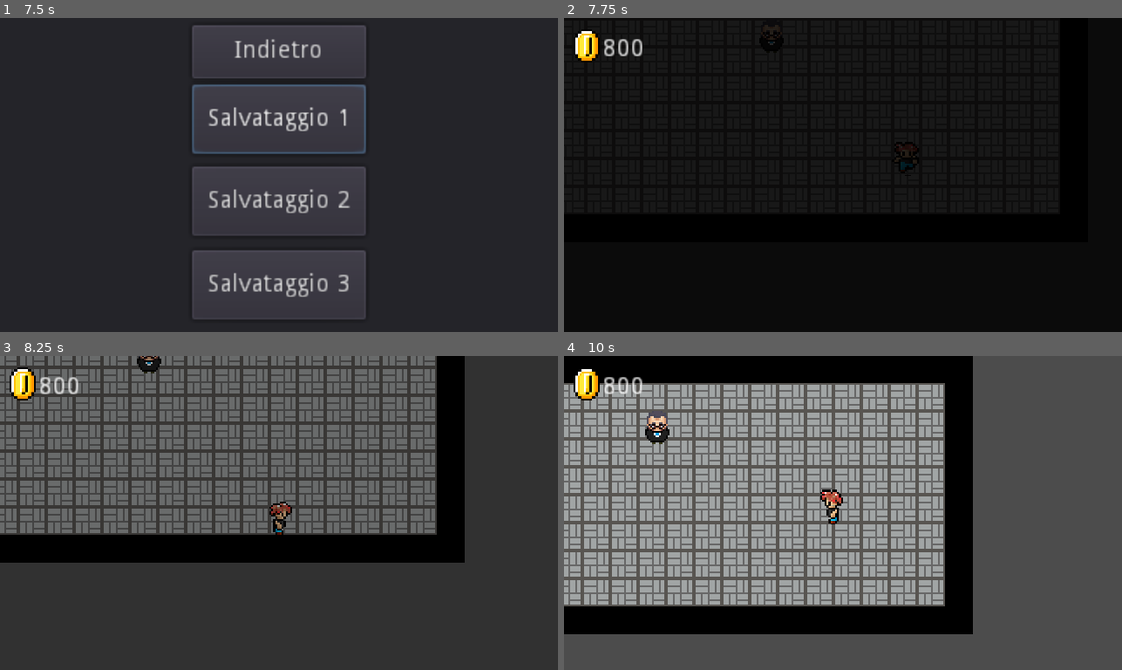
Above: before the commit, frames 1-4 (two rows, left to right).
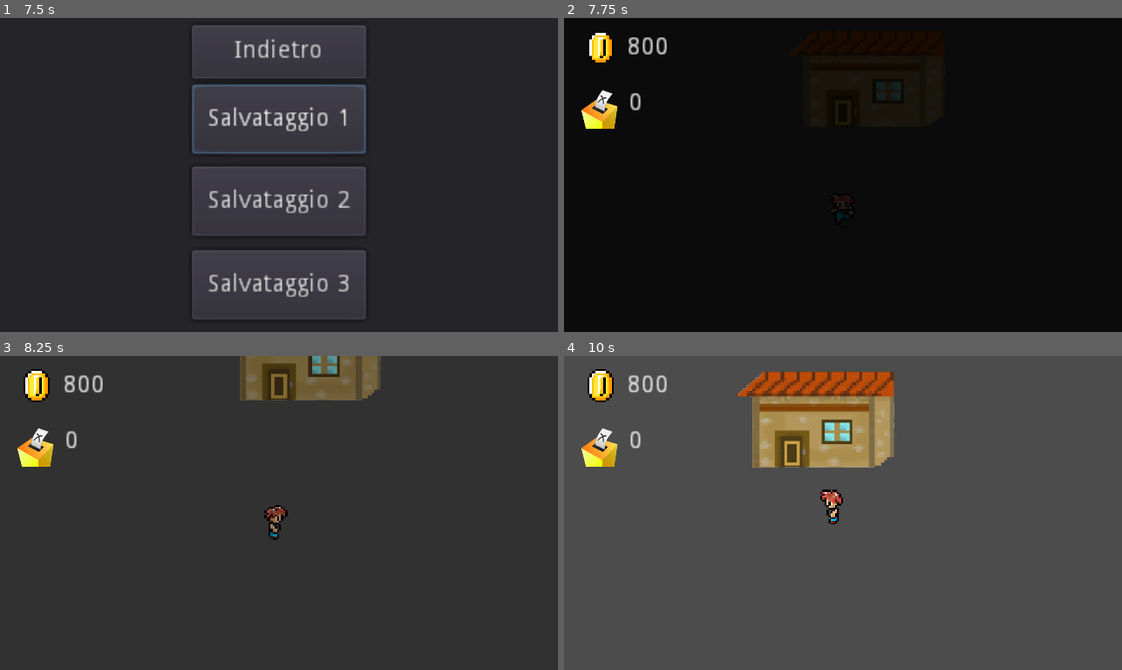
Above: after the commit, the same moments.

Repository: Fra866/ResPublica
Game: Godot game, scene res://Start.tscn
Same seed, same stepped clock (60 frames per second), same inputs: the game is played once before the commit and once after it.
Inputs:
- Up to frame 1 (7.5 s): click "Nuovo gioco" at 0.5 s; click "Salvataggio 1" at 1.25 s; click "Yes" at 2 s; click "No" at 2.75 s; click "Carica partita" at 3.5 s; click "Salvataggio 2" at 4.25 s; click "Salvataggio 3" at 5 s; click "Indietro" at 5.75 s; tap Enter (ui_accept) at 6.5, 6.77, 6.8, 7.07, 7.35 s; hold Right (ui_right) 6.53-7.28 s; tap End (ui_end) at 6.6 s; hold Down (ui_down) from 7.28 s (still down)
- Up to frame 2 (7.75 s): keep holding Down (ui_down); tap Enter (ui_accept) at 7.52 s; tap End (ui_end) at 7.55 s
- Up to frame 3 (8.25 s): tap Enter (ui_accept) at 7.82 s; release Down (ui_down) at 8.03 s; hold Right (ui_right) from 8.03 s (still down); tap End (ui_end) at 8.1 s
- Up to frame 4 (10 s): tap Enter (ui_accept) at 8.3, 9.02, 9.32, 9.6, 9.77 s; release Right (ui_right) at 8.78 s; hold Up (ui_up) 8.78-9.53 s; tap End (ui_end) at 8.85 s; hold Left (ui_left) from 9.53 s (still down)

Frame 1 is identical in both runs. In frame 2, 1.6% of the frame differs, in the area x 2-64%, y 2-65%; in frame 3, 38%; in frame 4, 55%, in the area x 0-74%, y 0-89%.
Error in both runs: Invalid set index 'save_file' (on base: 'Nil') with value of type 'Resource (saved.gd)'. (res://Start.gd:87)

Commit message:
UI: votes

Diff:
--- a/CutsceneActivator.gd
+++ b/CutsceneActivator.gd
@@ -43,15 +43,18 @@
 	dialouge_box.has_obtained(virgilio.get_child(5))
 
 	cutscene = false
-	currentscene.cutscene_over(cutscene_code)
+#	currentscene.cutscene_over(cutscene_code)
+	scenemanager.cutscene_over(cutscene_code)
 
 	var object = virgilio.get_child(5).get_child(0).game_object_resource
 	menu.new_object(object)
-	load(object.use_script.get_path()).new().content = """
+#	load(object.use_script.get_path()).new().content = """
+	object.content = """
 	Nel mezzo delle elezioni di nostra vita,
 	Ci ritrovammo in un fascismo oscuro,
 	Che la ritta legislatura era smarrita...
 	"""
+
 	virgilio.input_direction = Vector2(0, 0)
 
 
--- a/Items/Objects/Key Objects/mail.gd
+++ b/Items/Objects/Key Objects/mail.gd
@@ -1,4 +1,4 @@
-extends Node
+extends object_resource
 
 export(String) var content = """
 """
@@ -7,7 +7,6 @@
 func _ready():
 	print(content)
 
-
 # A special thanks to we-know-who for the function's name
 func foo():
 	# I plan to work on the mail displayer later
--- a/Items/Objects/Key Objects/mail.tres
+++ b/Items/Objects/Key Objects/mail.tres
@@ -1,14 +1,14 @@
-[gd_resource type="Resource" load_steps=4 format=2]
+[gd_resource type="Resource" load_steps=3 format=2]
 
-[ext_resource path="res://Items/Objects/object_resource.gd" type="Script" id=1]
 [ext_resource path="res://Images/virgiliomail.jpeg" type="Texture" id=2]
 [ext_resource path="res://Items/Objects/Key Objects/mail.gd" type="Script" id=3]
 
 [resource]
-script = ExtResource( 1 )
+script = ExtResource( 3 )
 name = "Mail"
 id = 0
-description = "Lettera di Virgilio, stalker di Dante"
+description = "Lettera di Virgilio, stalker di Dant"
 prize = 0
 texture = ExtResource( 2 )
-use_script = ExtResource( 3 )
+content = "
+"
--- a/Items/Objects/object_resource.gd
+++ b/Items/Objects/object_resource.gd
@@ -6,8 +6,8 @@
 export(String) var description
 export(int) var prize
 export(Texture) var texture
-export(Script) var use_script
+#export(Script) var use_script
 
 
-func ready():
-	print(use_script)
+#func ready():
+#	print(use_script)
--- a/NPC/tmp.tres
+++ b/NPC/tmp.tres
@@ -1,11 +1,11 @@
 [gd_resource type="Resource" load_steps=5 format=2]
 
-[ext_resource path="res://Items/Slogans/impero.tres" type="Resource" id=1]
-[ext_resource path="res://NPC/tmp.gd" type="Script" id=2]
-[ext_resource path="res://Items/Slogans/cose_buone.tres" type="Resource" id=3]
-[ext_resource path="res://Items/Slogans/riforma.tres" type="Resource" id=4]
+[ext_resource path="res://Items/Slogans/riforma.tres" type="Resource" id=1]
+[ext_resource path="res://Items/Slogans/impero.tres" type="Resource" id=2]
+[ext_resource path="res://NPC/tmp.gd" type="Script" id=3]
+[ext_resource path="res://Items/Slogans/cose_buone.tres" type="Resource" id=4]
 
 [resource]
-script = ExtResource( 2 )
-slogans_for_battle = [ ExtResource( 4 ), ExtResource( 1 ), ExtResource( 3 ) ]
+script = ExtResource( 3 )
+slogans_for_battle = [ ExtResource( 1 ), ExtResource( 2 ), ExtResource( 4 ) ]
 political_pos = Vector2( -4, -2 )
--- a/SaveMenu.gd
+++ b/SaveMenu.gd
@@ -13,7 +13,7 @@
 
 func _ready():
 	self.visible = false
-	print(scene_manager.save_file.get_path())
+#	print(scene_manager.save_file.get_path())
 
 
 func priority_to_menu():
@@ -49,6 +49,7 @@
 	file_save.slogans = menu.slogan_list
 	file_save.objects = menu.object_list
 	file_save.ended_cutscenes = scene_manager.list_ended_cutscenes
+#	print(file_save.ended_cutscenes)
 	file_save.money = ui.get_money()
 	file_save.current_scene = load("res://Scenes/" + current_scene.name + ".tscn")
 
--- a/Saved/config.tres
+++ b/Saved/config.tres
@@ -5,7 +5,9 @@
 
 [resource]
 script = ExtResource( 1 )
-array = [  ]
+slogans = [  ]
+objects = [  ]
+ended_cutscenes = [  ]
 current_scene = ExtResource( 2 )
 player_pos = Vector2( 80, 16 )
 money = 1000
--- a/Saved/save01.tres
+++ b/Saved/save01.tres
@@ -6,13 +6,13 @@
 [ext_resource path="res://Items/Slogans/riforma.tres" type="Resource" id=4]
 [ext_resource path="res://Items/Slogans/humani.tres" type="Resource" id=5]
 [ext_resource path="res://Items/Slogans/black_lives.tres" type="Resource" id=6]
-[ext_resource path="res://Scenes/InsideHouse.tscn" type="PackedScene" id=7]
+[ext_resource path="res://Scenes/Level1.tscn" type="PackedScene" id=7]
 
 [resource]
 script = ExtResource( 1 )
 slogans = [ ExtResource( 5 ), ExtResource( 6 ), ExtResource( 4 ), ExtResource( 3 ) ]
 objects = [ ExtResource( 2 ) ]
-ended_cutscenes = [  ]
+ended_cutscenes = [ 1 ]
 current_scene = ExtResource( 7 )
-player_pos = Vector2( 224, 144 )
+player_pos = Vector2( 80, 48 )
 money = 800
--- a/Saved/save02.tres
+++ b/Saved/save02.tres
@@ -1,16 +1,19 @@
-[gd_resource type="Resource" load_steps=6 format=2]
+[gd_resource type="Resource" load_steps=9 format=2]
 
 [ext_resource path="res://saved.gd" type="Script" id=1]
-[ext_resource path="res://Items/Objects/Key Objects/mail.tres" type="Resource" id=2]
-[ext_resource path="res://Scenes/Level1.tscn" type="PackedScene" id=3]
+[ext_resource path="res://Items/Slogans/stalin.tres" type="Resource" id=2]
+[ext_resource path="res://Items/Objects/Key Objects/mail.tres" type="Resource" id=3]
 [ext_resource path="res://Items/Slogans/humani.tres" type="Resource" id=4]
 [ext_resource path="res://Items/Slogans/black_lives.tres" type="Resource" id=5]
+[ext_resource path="res://Scenes/Level1.tscn" type="PackedScene" id=6]
+[ext_resource path="res://Items/Slogans/impero.tres" type="Resource" id=7]
+[ext_resource path="res://Items/Slogans/riforma.tres" type="Resource" id=8]
 
 [resource]
 script = ExtResource( 1 )
-slogans = [ ExtResource( 4 ), ExtResource( 5 ) ]
-objects = [ ExtResource( 2 ) ]
+slogans = [ ExtResource( 4 ), ExtResource( 5 ), ExtResource( 8 ), ExtResource( 2 ), ExtResource( 7 ) ]
+objects = [ ExtResource( 3 ) ]
 ended_cutscenes = [ 1 ]
-current_scene = ExtResource( 3 )
-player_pos = Vector2( 80, 32 )
-money = 900
+current_scene = ExtResource( 6 )
+player_pos = Vector2( -64, 32 )
+money = 750
--- a/Saved/save03.tres
+++ b/Saved/save03.tres
@@ -1,13 +1,14 @@
-[gd_resource type="Resource" load_steps=3 format=2]
+[gd_resource type="Resource" load_steps=4 format=2]
 
 [ext_resource path="res://saved.gd" type="Script" id=1]
-[ext_resource path="res://Scenes/Level1.tscn" type="PackedScene" id=2]
+[ext_resource path="res://Items/Objects/Key Objects/mail.tres" type="Resource" id=2]
+[ext_resource path="res://Scenes/Level1.tscn" type="PackedScene" id=3]
 
 [resource]
 script = ExtResource( 1 )
 slogans = [  ]
-objects = [  ]
-ended_cutscenes = [  ]
-current_scene = ExtResource( 2 )
-player_pos = Vector2( -144, 48 )
-money = 700
+objects = [ ExtResource( 2 ) ]
+ended_cutscenes = [ 1 ]
+current_scene = ExtResource( 3 )
+player_pos = Vector2( 80, 48 )
+money = 1000
--- a/Scenes/BattleScene.gd
+++ b/Scenes/BattleScene.gd
@@ -2,6 +2,7 @@
 
 
 onready var scenemanager = get_node(NodePath('/root/SceneManager/'))
+onready var ui = get_node(NodePath('/root/SceneManager/UI'))
 onready var menu = get_node(NodePath('/root/SceneManager/Menu'))
 onready var dialogue_box = get_node(NodePath('/root/SceneManager/DialougeBox'))
 onready var pBar = $LifeBars/PlayerBar
@@ -12,7 +13,8 @@
 onready var margincontainer = $ActionLog/MarginContainer
 onready var action_log = $ActionLog/MarginContainer/Panel/Label
 onready var political_compass = $PoliticalCompass
-onready var npc
+var npc
+onready var votes: int
 onready var enemy_sprite = $EnemySprite
 
 onready var n_of_slogans = 0
@@ -36,6 +38,7 @@
 
 func _ready():
 	randomize()
+	ui.visible(false)
 	enemy_sprite.texture = load("res://UI/andreotti/battle.png")
 	political_compass.visibility(true)
 
@@ -61,6 +64,7 @@
 
 
 func _process(_delta):
+
 	if turn == TURN.PLAYER:
 		var slog = menu.slogan_list[id]
 
@@ -105,6 +109,8 @@
 
 
 func set_npc(current_npc):
+	print(current_npc.votes)
+	votes = current_npc.votes
 	npc = current_npc
 	enemy_sprite.texture = load(npc.battle_sprite_path)
 
@@ -113,6 +119,11 @@
 	action_log.text = "Battaglia finita"
 	margincontainer.visible = true
 	battlemenu.visible = false
+
+	ui.visible(true)
+	print(votes)
+	ui.add_votes(votes)
+
 	end(next_scene)
 	# yield(get_tree().create_timer(1), "timeout")
 
@@ -143,6 +154,7 @@
 	battlemenu.visible = true
 	yield(get_tree().create_timer(0.1), "timeout")
 
+
 	damage(p_attack, e_attack)
 	if npcBar.value == 0 or pBar.value == 0:
 		battle_ends()
--- a/Scenes/InsideHouse.gd
+++ b/Scenes/InsideHouse.gd
@@ -10,11 +10,11 @@
 
 func _ready():
 	cutscene_id = cutscene_activator.cutscene_code
-	if cutscene_id in scenemanager.list_ended_cutscenes:
+	if cutscene_id in scenemanager.save_file.ended_cutscenes:
 		virgilio.position = Vector2(144, 128)
 		cutscene_activator.enabled = false
 
 
-func cutscene_over(id):
-	if not cutscene_id in scenemanager.list_ended_cutscenes:
-		scenemanager.list_ended_cutscenes.append(id)
+#func cutscene_over(id):
+#	if not cutscene_id in scenemanager.list_ended_cutscenes:
+#		scenemanager.list_ended_cutscenes.append(id)
--- a/Scenes/Level1.tscn
+++ b/Scenes/Level1.tscn
@@ -17,6 +17,7 @@
 dialouge_list = [ "Mafia? Cos'è una Mafia?" ]
 slogans_for_battle = [ ExtResource( 8 ), ExtResource( 3 ), ExtResource( 7 ) ]
 political_pos = Vector2( -4, -2 )
+votes = 5
 battle_sprite_path = "res://UI/andreotti/battle.png"
 sprite_path = "res://UI/andreotti ow.png"
 hf = 3
--- a/Scenes/Menu.gd
+++ b/Scenes/Menu.gd
@@ -94,9 +94,9 @@
 			if Input.is_action_just_pressed("ui_accept"):
 				print(current_slog.name, current_slog.political_pos)
 
-		slogan_selector.rect_position.x = 32 * (slogan_index % 6) + 3
-		slogan_selector.rect_position.y = 40 * (int(slogan_index / 6))+ 9
-		current_slogan_desc.text = current_slog.name
+			slogan_selector.rect_position.x = 32 * (slogan_index % 6) + 3
+			slogan_selector.rect_position.y = 40 * (int(slogan_index / 6))+ 9
+			current_slogan_desc.text = current_slog.name
 
 	if menu_objects:
 		objects_container.visible = true
@@ -116,7 +116,7 @@
 			current_object_desc.text = current_object.description
 
 			if Input.is_action_just_pressed("ui_accept"):
-				load(current_object.use_script.get_path()).new().foo()
+				current_object.foo()
 
 
 	if menu_main:
@@ -186,9 +186,7 @@
 
 
 func new_object(object):
-	if object in object_list:
-		pass
-	else:
+	if not object in object_list:
 		# print(object.use_script.get_path())
 		object_list.append(object)
 		# var object_use_script = load(object.use_script.get_path()).new()
@@ -197,13 +195,13 @@
 
 		var new_obj_instance = load("res://Scenes/UI_Objects/ObjectNode.tscn").instance()
 		new_obj_instance.object_res = object
-		print("object: ", object.name)
+#		print("object: ", object.name)
 
 		new_obj_instance.position = Vector2(32 * (n_of_objects % 6) + 15, 40*(int(n_of_objects / 6)) + 20)
 		n_of_objects += 1
 		objects_container.add_child(new_obj_instance)
 
-		print(new_obj_instance in objects_container.get_children())
+#		print(new_obj_instance in objects_container.get_children())
 
 
 #func loadSlogans(data):
--- a/Scenes/Menu.tscn
+++ b/Scenes/Menu.tscn
@@ -71,9 +71,6 @@
 margin_top = -80.0
 margin_right = 94.0
 margin_bottom = 80.0
-__meta__ = {
-"_edit_use_anchors_": false
-}
 
 [node name="Background" type="Sprite" parent="MenuLayers/Slogans"]
 position = Vector2( 96, 46 )
@@ -98,9 +95,6 @@
 margin_right = 176.0
 margin_bottom = 80.0
 text = "Non hai nessuno slogan."
-__meta__ = {
-"_edit_use_anchors_": false
-}
 
 [node name="PoliticalCompass" parent="MenuLayers/Slogans" instance=ExtResource( 4 )]
 position = Vector2( 16, 135 )
@@ -114,9 +108,6 @@
 margin_top = -12.0
 margin_right = 15.95
 margin_bottom = -12.0
-__meta__ = {
-"_edit_use_anchors_": false
-}
 
 [node name="Background" type="ColorRect" parent="MenuLayers/Slogans/DescriptionDisplayer"]
 anchor_left = 0.045
--- a/Scenes/ShopBox.gd
+++ b/Scenes/ShopBox.gd
@@ -1,8 +1,8 @@
 extends CanvasLayer
-export(int) var firstTime
-var file1 = "res://gabibbo.txt"
-var test = "res://gabibbo.tres"
-var slogans = []
+#export(int) var firstTime
+#var file1 = "res://gabibbo.txt"
+#var test = "res://gabibbo.tres"
+#var slogans = []
 
 onready var background = $Background
 onready var selecter = $Background/Background2/Selecter
@@ -11,10 +11,14 @@
 onready var ui = get_node("/root/SceneManager/UI")
 onready var prize_sign = $PrizeSign
 onready var prize_var = $PrizeSign/Interior/Control/PrizeVar
+onready var text_box = $TextBox
+onready var slogan_text = $TextBox/ColorRect/Panel/SlogText
+onready var political_compass = $PoliticalCompass
 
 onready var open: bool = false
 onready var first_accept: bool = true
 var index_element: int = 0
+var tmp_slogan = null
 
 signal priority_to_player
 #signal closed
@@ -23,10 +27,14 @@
 	prize_sign.visible = false
 	open = false
 	background.visible = false
+	text_box.visible = false
+
 
 func priority_to_menu():
 	index_element = 0
 	background.visible = true
+	text_box.visible = true
+	political_compass.visibility(true)
 	open = true
 	first_accept = true
 
@@ -62,6 +70,10 @@
 		selecter.rect_position.x = 4 + (index_element % 5)*32
 		selecter.rect_position.y = 4 + (index_element / 5)*28
 
+		tmp_slogan = get_slogan_instance(index_element).slogan_res
+		slogan_text.text = tmp_slogan.name
+		political_compass.set_main_pointer(tmp_slogan.political_pos.x / 1.25, tmp_slogan.political_pos.y / 1.25)
+
 
 func brought(i_element):
 	var selected_slogan = get_slogan_instance(i_element)
@@ -79,4 +91,6 @@
 
 func priority_to_player():
 	background.visible = false
+	text_box.visible = false
+	political_compass.visibility(false)
 	player.get_priority()
--- a/Scenes/ShopBox.tscn
+++ b/Scenes/ShopBox.tscn
@@ -8,10 +8,23 @@
 [ext_resource path="res://Items/Slogans/stalin.tres" type="Resource" id=6]
 [ext_resource path="res://Items/Slogans/impero.tres" type="Resource" id=7]
 [ext_resource path="res://Items/Slogans/riforma.tres" type="Resource" id=8]
+[ext_resource path="res://Assets/UI/pkmnfl.ttf" type="DynamicFontData" id=9]
+[ext_resource path="res://Scenes/PoliticalCompass.tscn" type="PackedScene" id=10]
+
+[sub_resource type="StyleBoxFlat" id=3]
+bg_color = Color( 0.47451, 0.160784, 0.160784, 1 )
+border_width_left = 2
+border_width_top = 2
+border_width_right = 2
+border_width_bottom = 2
+border_color = Color( 0.294118, 0.0901961, 0.0901961, 1 )
+
+[sub_resource type="DynamicFont" id=2]
+size = 8
+font_data = ExtResource( 9 )
 
 [node name="ShopBox" type="CanvasLayer"]
 script = ExtResource( 3 )
-firstTime = 1
 
 [node name="Background" type="ColorRect" parent="."]
 anchor_left = 0.422
@@ -135,9 +148,6 @@
 margin_right = 128.0
 margin_bottom = 48.0
 color = Color( 0.294118, 0.0901961, 0.0901961, 1 )
-__meta__ = {
-"_edit_use_anchors_": false
-}
 
 [node name="Interior" type="ColorRect" parent="PrizeSign"]
 anchor_right = 0.455
@@ -146,16 +156,10 @@
 margin_right = 19.0
 margin_bottom = 37.0
 color = Color( 0.47451, 0.160784, 0.160784, 1 )
-__meta__ = {
-"_edit_use_anchors_": false
-}
 
 [node name="Control" type="Control" parent="PrizeSign/Interior"]
 margin_right = 34.0
 margin_bottom = 34.0
-__meta__ = {
-"_edit_use_anchors_": false
-}
 
 [node name="RichTextLabel" type="RichTextLabel" parent="PrizeSign/Interior/Control"]
 margin_left = 8.0
@@ -183,3 +187,31 @@
 __meta__ = {
 "_edit_use_anchors_": false
 }
+
+[node name="TextBox" type="Control" parent="."]
+margin_left = 28.0
+margin_top = 58.0
+margin_right = 128.0
+margin_bottom = 88.0
+rect_min_size = Vector2( 100, 30 )
+
+[node name="ColorRect" type="MarginContainer" parent="TextBox"]
+rect_min_size = Vector2( 100, 30 )
+
+[node name="Panel" type="Panel" parent="TextBox/ColorRect"]
+margin_right = 100.0
+margin_bottom = 30.0
+custom_styles/panel = SubResource( 3 )
+
+[node name="SlogText" type="Label" parent="TextBox/ColorRect/Panel"]
+margin_left = 5.0
+margin_top = 5.0
+margin_right = 95.0
+margin_bottom = 25.0
+rect_min_size = Vector2( 90, 20 )
+custom_fonts/font = SubResource( 2 )
+autowrap = true
+
+[node name="PoliticalCompass" parent="." instance=ExtResource( 10 )]
+position = Vector2( 100, 123 )
+scale = Vector2( 0.8, 0.8 )
--- a/Scenes/UI.gd
+++ b/Scenes/UI.gd
@@ -1,7 +1,9 @@
 extends CanvasLayer
 
+
 onready var shop = get_node(NodePath("../ShopBox"))
-onready var liracoin = $Control/RichTextLabel
+onready var liracoin = $Node2D/MoneyCount/RichTextLabel
+onready var votes = $Node2D/VotesCount/RichTextLabel
 onready var screentransition = get_node(NodePath('/root/SceneManager'))
 
 
@@ -9,14 +11,23 @@
 	liracoin.text = str(screentransition.save_file.money)
 
 
+func visible(vis: bool):
+	$Node2D.visible = vis
+
+
 func add_money(m: int):
-	var liracoin = $Control/RichTextLabel
+	var liracoin =  $Node2D/MoneyCount/RichTextLabel
 	liracoin.text = str(int(liracoin.text) + m)
+
+func add_votes(v: int):
+	var votes =  $Node2D/VotesCount/RichTextLabel
+	votes.text = str(int(votes.text) + v)
 
 
 func loadLira(val):
 #	print(val)
 	liracoin.text = val
 
+
 func get_money():
 	return int(liracoin.text)
--- a/Scenes/UI.tscn
+++ b/Scenes/UI.tscn
@@ -1,32 +1,66 @@
-[gd_scene load_steps=3 format=2]
+[gd_scene load_steps=4 format=2]
 
 [ext_resource path="res://Assets/Liracoin2.png" type="Texture" id=1]
 [ext_resource path="res://Scenes/UI.gd" type="Script" id=2]
+[ext_resource path="res://UI/voting_box.png" type="Texture" id=3]
 
 [node name="UI" type="CanvasLayer"]
 script = ExtResource( 2 )
 
-[node name="Control" type="Control" parent="."]
+[node name="Node2D" type="Node2D" parent="."]
+
+[node name="MoneyCount" type="Control" parent="Node2D"]
+anchor_right = 0.175
+anchor_bottom = 0.153
 margin_right = 320.0
-margin_bottom = 53.0
+margin_bottom = 180.0
 rect_min_size = Vector2( 320, 180 )
 __meta__ = {
 "_edit_use_anchors_": false
 }
 
-[node name="RichTextLabel" type="RichTextLabel" parent="Control"]
-anchor_right = 1.55
-anchor_bottom = 1.275
-margin_left = 22.0
-margin_top = 11.0
-margin_right = -3.8147e-06
-margin_bottom = -3.8147e-06
+[node name="RichTextLabel" type="RichTextLabel" parent="Node2D/MoneyCount"]
+anchor_right = 0.206
+anchor_bottom = 0.144
+margin_left = 36.0
+margin_top = 10.0
+margin_right = 53.08
+margin_bottom = 23.08
 text = "1000"
 __meta__ = {
 "_edit_use_anchors_": false
 }
 
-[node name="Sprite" type="Sprite" parent="Control"]
-position = Vector2( 13, 16 )
+[node name="Sprite" type="Sprite" parent="Node2D/MoneyCount"]
+position = Vector2( 21, 17 )
 scale = Vector2( 0.0153606, 0.0158333 )
 texture = ExtResource( 1 )
+
+[node name="VotesCount" type="Control" parent="Node2D"]
+anchor_right = 0.175
+anchor_bottom = 0.153
+margin_top = 40.0
+margin_right = 320.0
+margin_bottom = 220.0
+rect_min_size = Vector2( 320, 180 )
+__meta__ = {
+"_edit_use_anchors_": false
+}
+
+[node name="RichTextLabel" type="RichTextLabel" parent="Node2D/VotesCount"]
+anchor_right = 0.275
+anchor_bottom = 0.2
+margin_left = 37.0
+margin_top = 2.0
+margin_right = -13.0
+margin_bottom = -4.0
+text = "0
+"
+__meta__ = {
+"_edit_use_anchors_": false
+}
+
+[node name="Sprite" type="Sprite" parent="Node2D/VotesCount"]
+position = Vector2( 21, 10 )
+scale = Vector2( 0.204167, 0.220833 )
+texture = ExtResource( 3 )
--- a/Start.gd
+++ b/Start.gd
@@ -10,7 +10,7 @@
 
 onready var path_save_file: String
 onready var new_game: bool
-onready var config_file = load("res://Saved/config.tres")
+#onready var config_file = load("res://Saved/config.tres")
 
 
 func _ready():
@@ -84,9 +84,10 @@
 
 
 func _on_Yes_pressed():
-	scene.save_file = load("res://Saved/config.tres")
+	scene.save_file = load(path_save_file)
+	scene.save_file.initialize()
+#	scene.save_file = load("res://Saved/config.tres")
 	start()
-	scene.save_file = load(path_save_file)
 	scene.get_child(6).save_all() # SaveMenu
 
 
--- a/saved.gd
+++ b/saved.gd
@@ -3,7 +3,7 @@
 
 export(Array, Resource) var slogans = []
 export(Array, Resource) var objects = []
-export(Array) var ended_cutscenes
+export(Array, Resource) var ended_cutscenes
 export(Resource) var current_scene = load("res://Scenes/Level1.tscn")
 export(Vector2) var player_pos
 export(int) var money = 1000
@@ -14,4 +14,5 @@
 	slogans = []
 	ended_cutscenes = []
 	current_scene = load("res://Scenes/Level1.tscn")
+	player_pos = Vector2(80, 16)
 	money = 1000
Not shown: 1 places in Scenes/ShopBox.tscn that only renumber resources
Binary file added: UI/voting_box.png
Not shown, added: UI/voting_box.png.import
